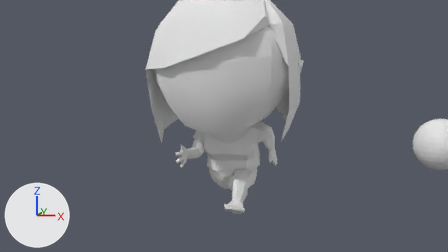
What one commit did to the Blender file raw/models/characters/marks/nova-kid.blend.
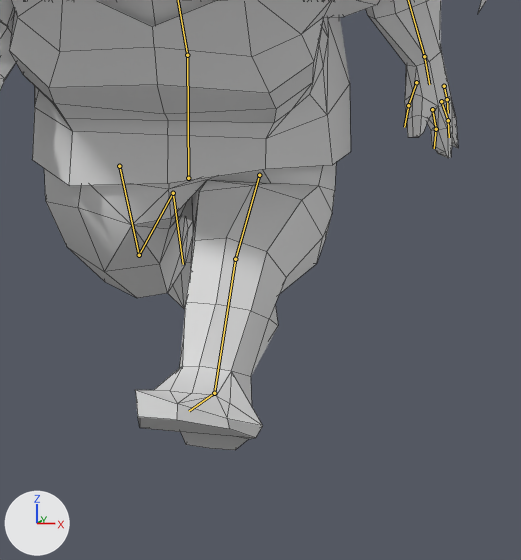
There are two pictures of each version: one from the file's camera 'Camera', one close up on the part from 45% to 64% of the width and 55% to 92% of the height. The axes (+X, +Y, +Z) are drawn at lower left. The lights are the same throughout. The bones that bend it are drawn over the model as lines in the close-ups. The close-ups show mesh edges as thin lines.

Objects in the first close-up: 'novakid', 'tshirt'.
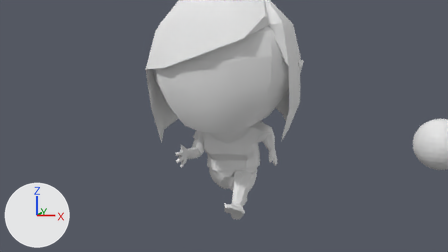
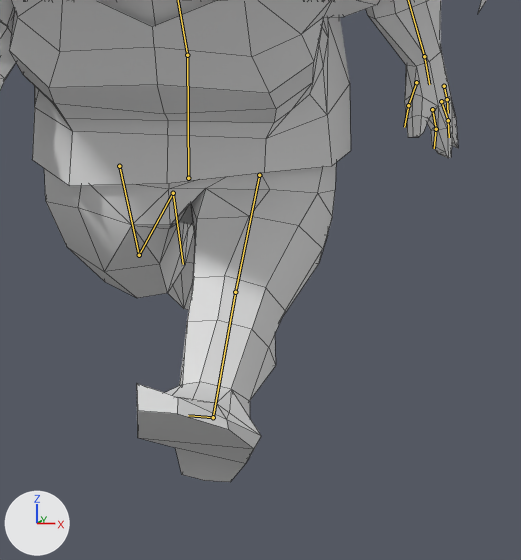
Commit message: completed run animation for novakid

The newer file adds an action. The first version stands in its rest pose; the second is drawn at frame 0 of the action 'run'.

Location of each change, (x1, y1, x2, y2) in pixels of the close-ups (521 x 560 px):
'novakid', posed
    before: (0, 0, 458, 450)
    after: (0, 0, 458, 482)
'tshirt', posed
    both: (0, 0, 380, 186)

The edits, one by one:
Bone 'leg.foot.ik.L' (bone_leg_foot_ik_l) moves from (-0.87, -1.59, -0.06) to (-0.67, -1.65, -0.04).
Bone 'leg.foot.ik.L' (bone_leg_foot_ik_l) turns from (3, 0, -25) to (4, 0, -36) degrees about its own x, y and z.
